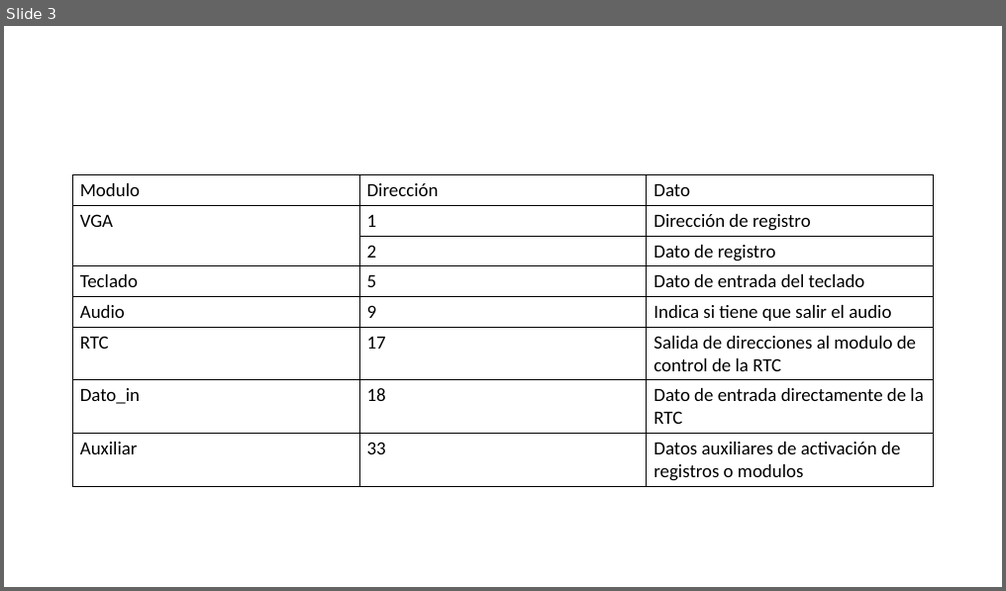
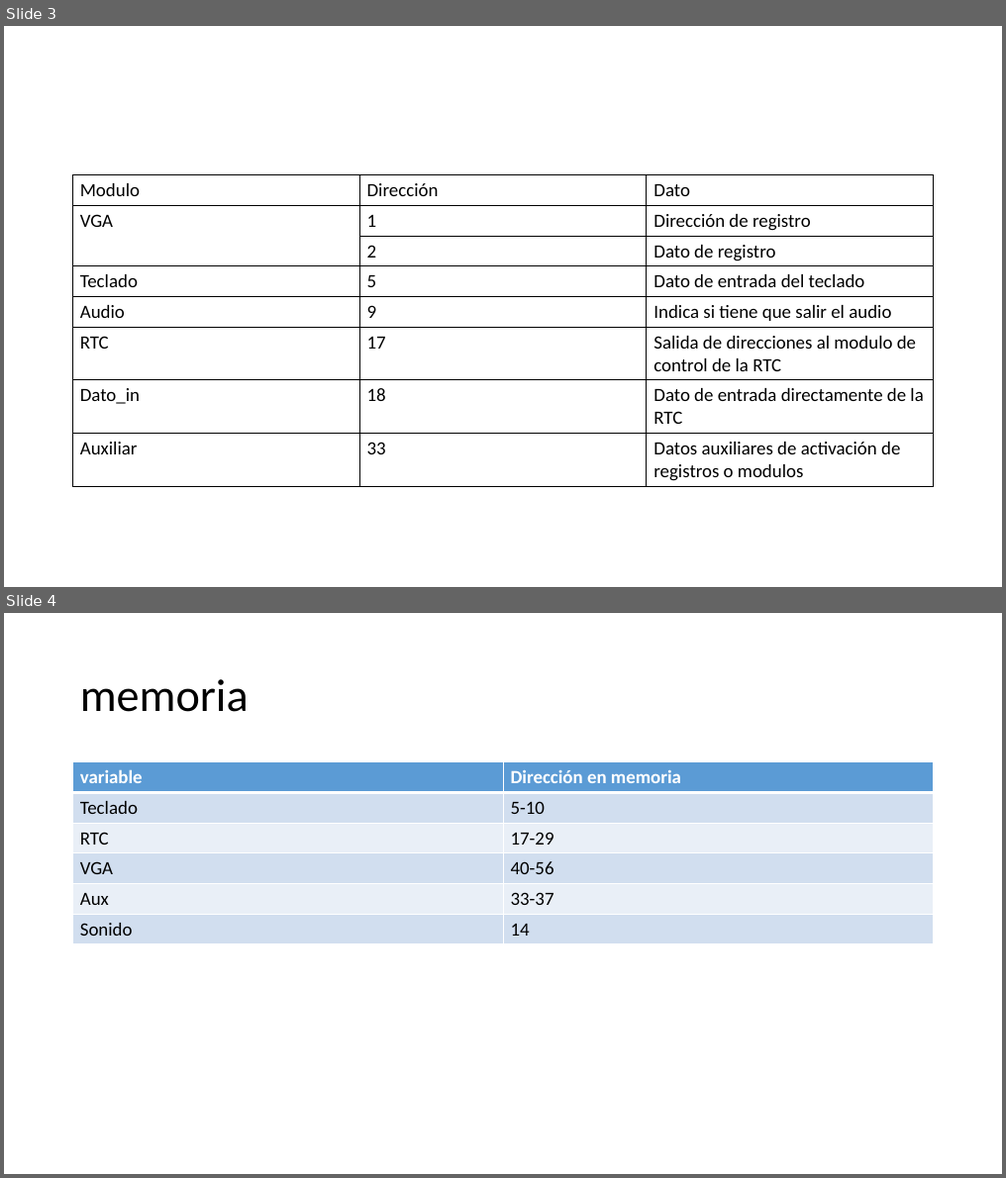
Before and after one commit to Kmena/Proy_3_grupo_7_II_2016, a slide deck: Diseños/Diseños.pptx. Shown one above the other, each under a label of ours: slide 3 before the commit, slides 3 and 4 after it. The pictures are 1006x591 and 1006x1178 pixels, drawn with LibreOffice and Linux fonts; fonts in the diff are those of the drawing. Boxes give left, top, right and bottom in pixels: in the first picture for what was removed or moved away, otherwise in the second. Text is boxed around its words. In the diff, an @@ line names an element or a change of style, - is before the commit and + after.

```diff
--- a/Diseños/Diseños.pptx
+++ b/Diseños/Diseños.pptx
@@ slide 4 added at (4,613,1002,1174), background #FFFFFF @@
@@ title added at (80,679,249,712), 44 pt, text #000000 @@
+memoria
@@ table added at (73,762,934,945), 6 rows, 2 columns @@
+variable | Dirección en memoria
+Teclado | 5-10
+RTC | 17-29
+VGA | 40-56
+Aux | 33-37
+Sonido | 14
```
Also in this commit, not shown: 13 other files.
